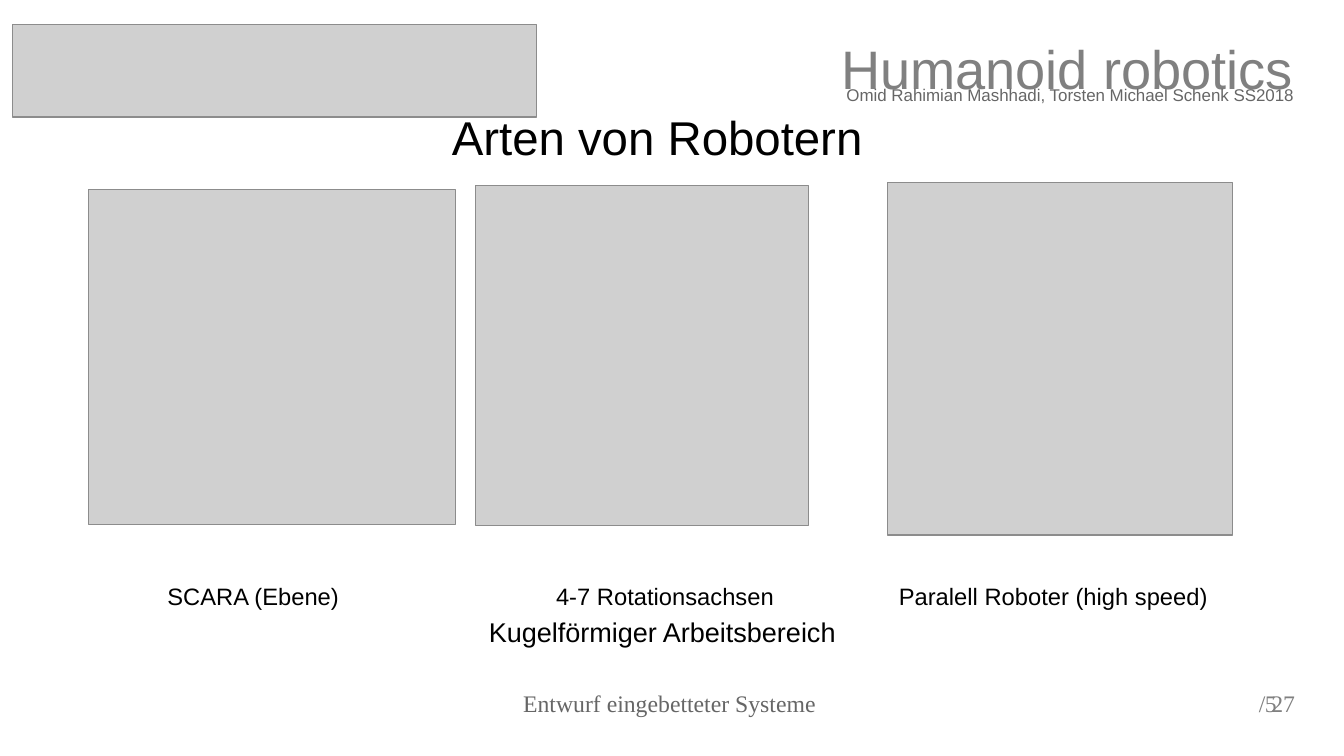
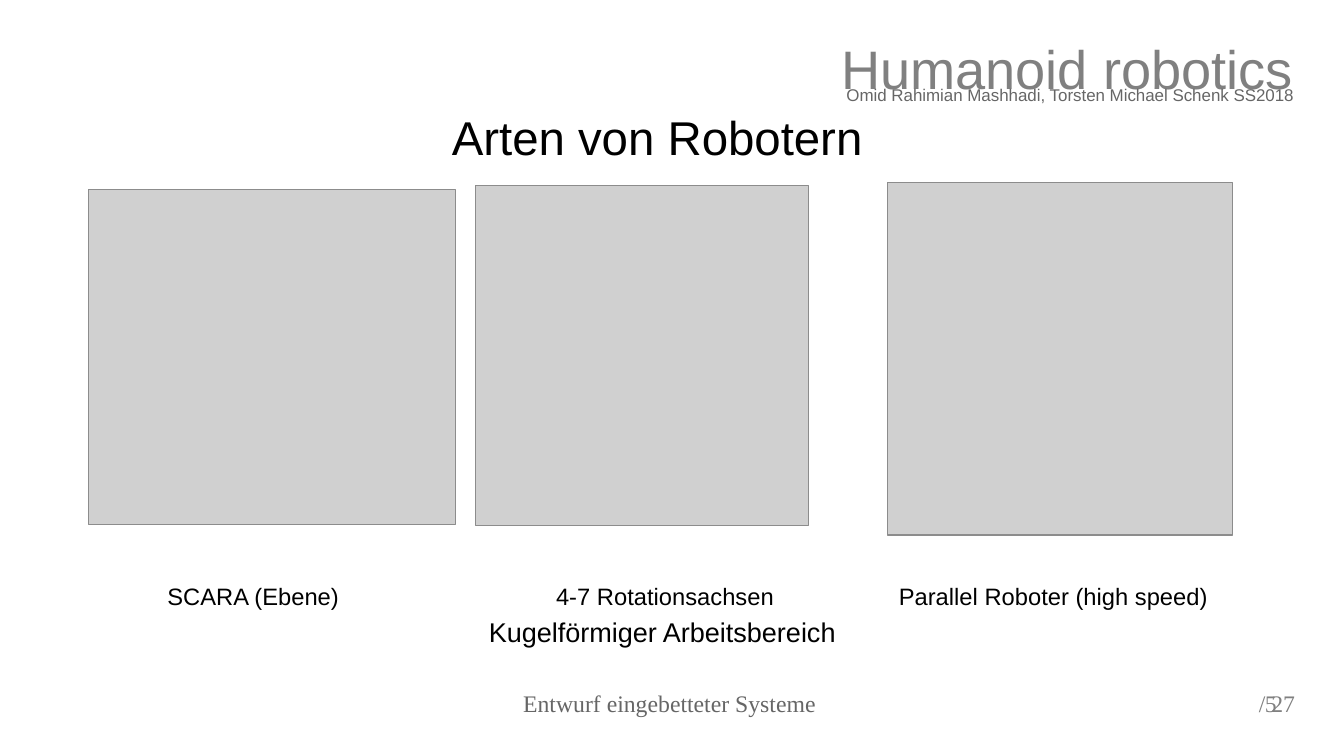
Before and after one commit to torstenschenk/beuth-avatar-ss2018, a slide deck: slide 5 of Presentation/HumanoidRobotic.odp. Drawn at 1344x756 pixels with LibreOffice and Linux fonts; fonts in the diff are those of the drawing; grey boxes stand for pictures. Boxes give left, top, right and bottom in pixels: in the first picture for what was removed or moved away, otherwise in the second. Text is boxed around its words. In the diff, an @@ line names an element or a change of style, - is before the commit and + after.

```diff
--- a/Presentation/HumanoidRobotic.odp
+++ b/Presentation/HumanoidRobotic.odp
@@ picture removed at (12, 24, 537, 117) @@
@@ text at (167, 587, 1208, 610): text changed @@
-SCARA (Ebene) 4-7 Rotationsachsen Paralell Roboter (high speed)
+SCARA (Ebene) 4-7 Rotationsachsen Parallel Roboter (high speed)
```
Also in this commit, not shown: 9 other slides changed.
